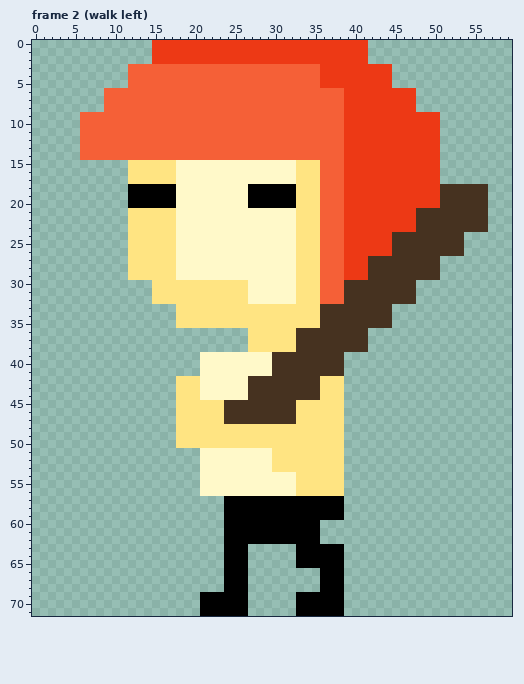
One commit to this pixel-art file: art/level1player.ase. Above is the file before it was changed.
60x72 pixels, 16 frames. Shown: frame 2 (walk left). The commit also changed other frames, which this record leaves out.
The same view after the edit:
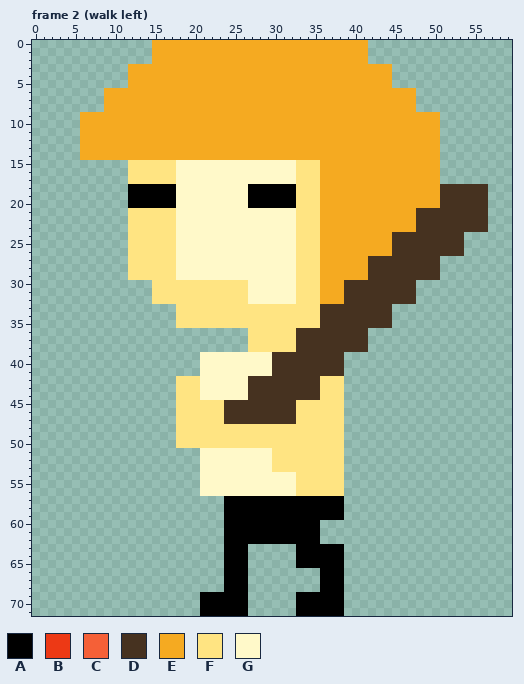
Palette (. is transparent): A #000000  B #ed3915  C #f56037  D #463220  E #f5aa21  F #ffe482  G #fff9c9
From the commit log: all 10 players art done
What changed:
Changed rows in their new state; - is an unchanged pixel.
Frame 2 (walk left), layer "head":
first column x 6:
 0 ---------EEEEEEEEEEEEEEEEEEEEEEEEEEE---------
 1 ---------EEEEEEEEEEEEEEEEEEEEEEEEEEE---------
 2 ---------EEEEEEEEEEEEEEEEEEEEEEEEEEE---------
 3 ------EEEEEEEEEEEEEEEEEEEEEEEEEEEEEEEEE------
 4 ------EEEEEEEEEEEEEEEEEEEEEEEEEEEEEEEEE------
 5 ------EEEEEEEEEEEEEEEEEEEEEEEEEEEEEEEEE------
 6 ---EEEEEEEEEEEEEEEEEEEEEEEEEEEEEEEEEEEEEEE---
 7 ---EEEEEEEEEEEEEEEEEEEEEEEEEEEEEEEEEEEEEEE---
 8 ---EEEEEEEEEEEEEEEEEEEEEEEEEEEEEEEEEEEEEEE---
 9 EEEEEEEEEEEEEEEEEEEEEEEEEEEEEEEEEEEEEEEEEEEEE
10 EEEEEEEEEEEEEEEEEEEEEEEEEEEEEEEEEEEEEEEEEEEEE
11 EEEEEEEEEEEEEEEEEEEEEEEEEEEEEEEEEEEEEEEEEEEEE
12 EEEEEEEEEEEEEEEEEEEEEEEEEEEEEEEEEEEEEEEEEEEEE
13 EEEEEEEEEEEEEEEEEEEEEEEEEEEEEEEEEEEEEEEEEEEEE
14 EEEEEEEEEEEEEEEEEEEEEEEEEEEEEEEEEEEEEEEEEEEEE
15 ------------------------------EEEEEEEEEEEEEEE
16 ------------------------------EEEEEEEEEEEEEEE
17 ------------------------------EEEEEEEEEEEEEEE
18 ------------------------------EEEEEEEEEEEEEEE
19 ------------------------------EEEEEEEEEEEEEEE
20 ------------------------------EEEEEEEEEEEEEEE
21 ------------------------------EEEEEEEEEEEE---
22 ------------------------------EEEEEEEEEEEE---
23 ------------------------------EEEEEEEEEEEE---
24 ------------------------------EEEEEEEEE------
25 ------------------------------EEEEEEEEE------
26 ------------------------------EEEEEEEEE------
27 ------------------------------EEEEEE---------
28 ------------------------------EEEEEE---------
29 ------------------------------EEEEEE---------
30 ------------------------------EEE------------
31 ------------------------------EEE------------
32 ------------------------------EEE------------
Pixel boxes of the changes (left, top, right, bottom) in both pictures:
changed: (80, 40, 440, 304)
